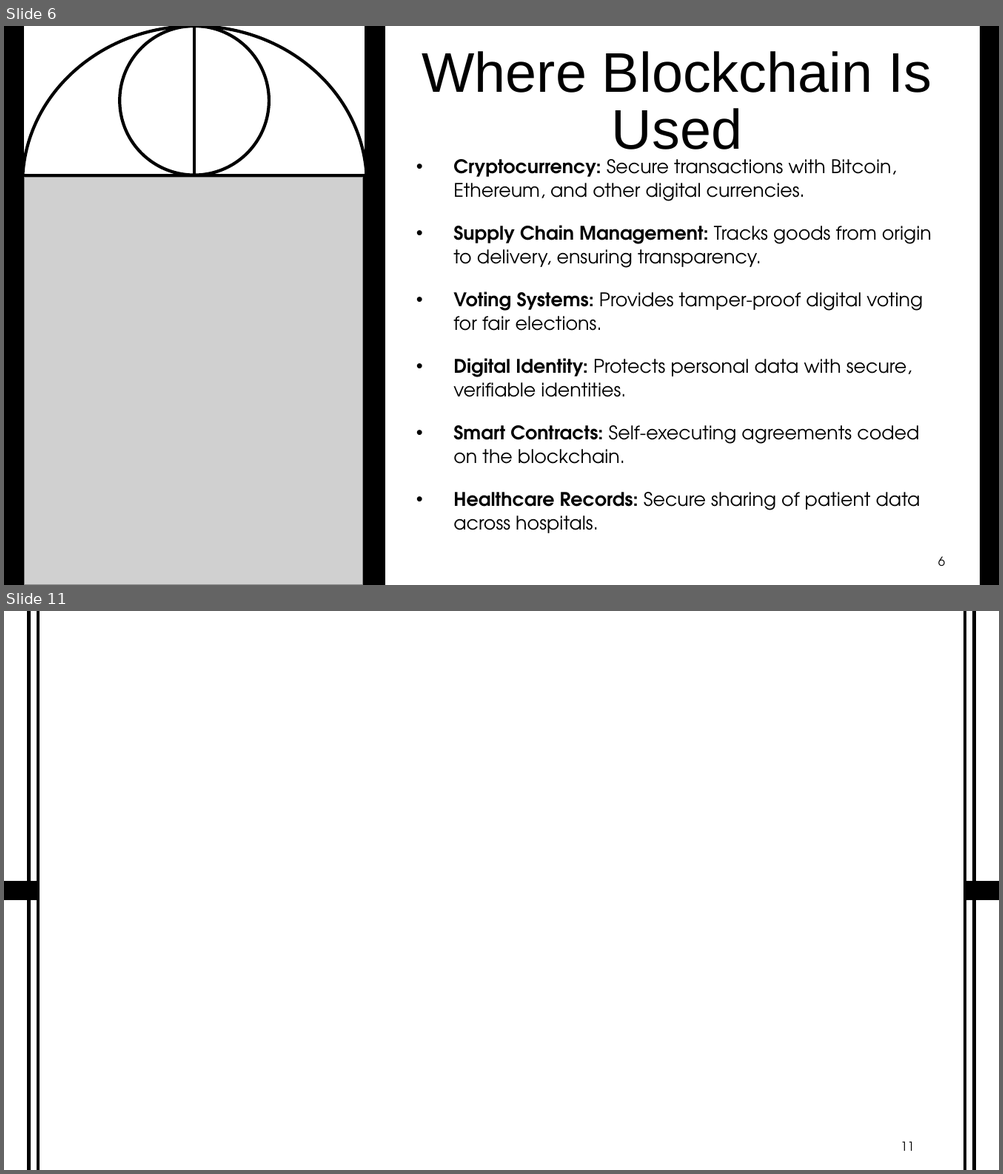
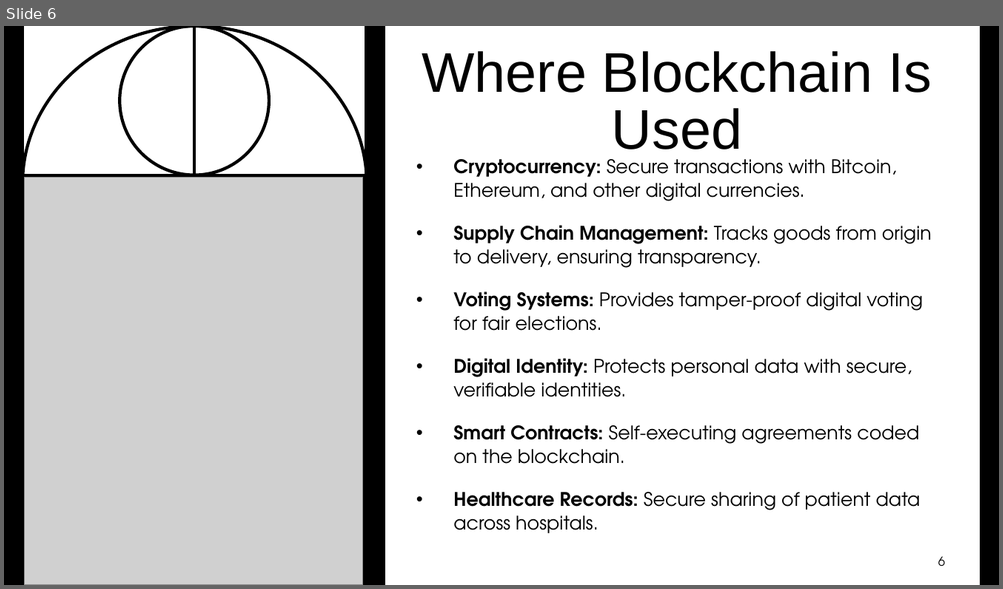
Before and after one commit to codedbyshreena/Office-automation-tools, a slide deck: PPT_370_EmergingTechnologies.pptx. Shown one above the other, each under a label of ours: slides 6 and 11 before the commit, slide 6 after it; the slides between them are not shown. The pictures are 1003x1174 and 1003x589 pixels, drawn with LibreOffice and Linux fonts; fonts in the diff are those of the drawing; grey boxes stand for pictures; background and template pictures are left out. Boxes give left, top, right and bottom in pixels: in the first picture for what was removed or moved away, otherwise in the second. Text is boxed around its words. In the diff, an @@ line names an element or a change of style, - is before the commit and + after.

```diff
--- a/PPT_370_EmergingTechnologies.pptx
+++ b/PPT_370_EmergingTechnologies.pptx
@@ slide 11 removed at (4,611,999,1170), background picture (left out) @@
@@ rectangle removed at (4,611,999,1170) @@
@@ line removed from (28, 611) to (28, 1170) @@
@@ line removed from (38, 611) to (38, 1170) @@
@@ line removed from (965, 611) to (965, 1170) @@
@@ line removed from (974, 611) to (974, 1170) @@
@@ rectangle removed at (4,881,38,900) @@
@@ rectangle removed at (965,881,999,900) @@
@@ page number removed at (900,1142,914,1151) @@
-11
```
Also in this commit, not shown: 1 slide changed, 4 slides added, 5 other slides removed.
